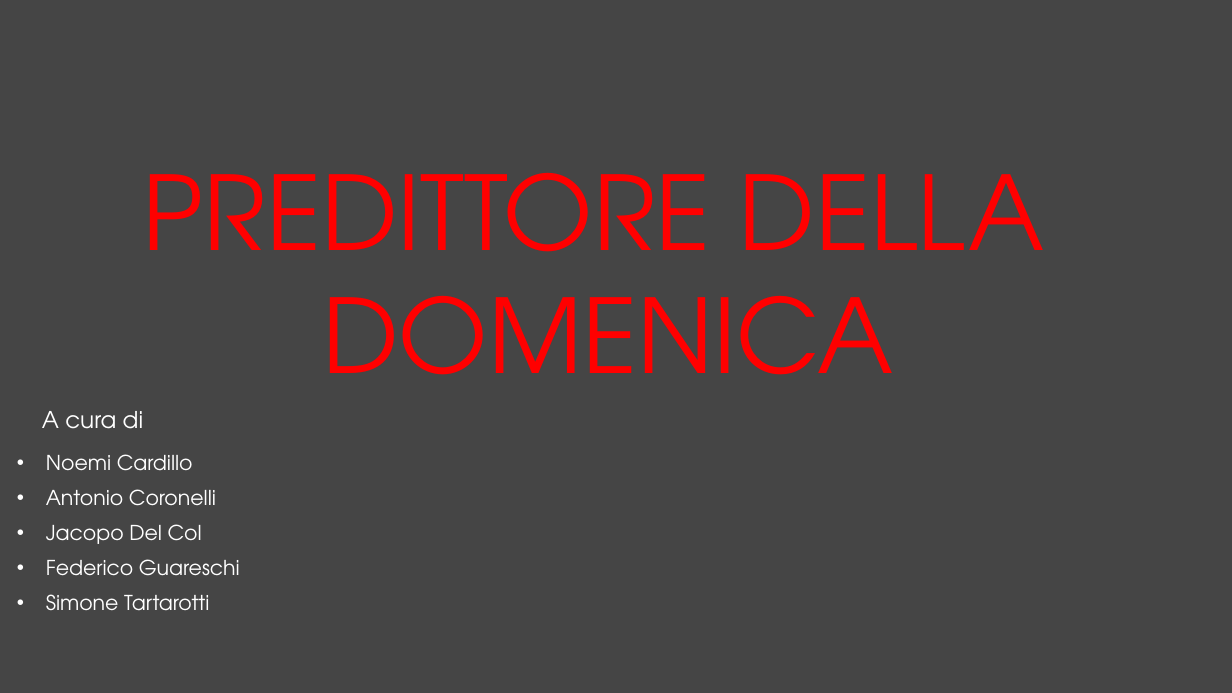
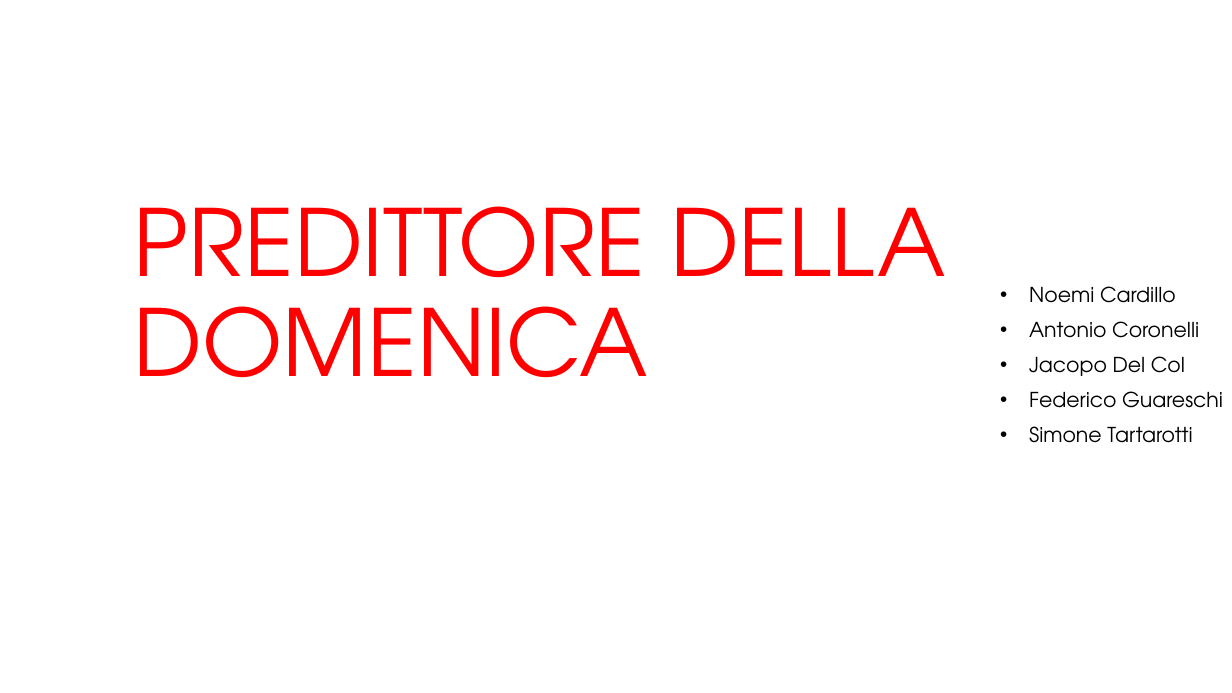
Before and after one commit to arrostini/predittoreDomeniche, a slide deck: slide 1 of progettomatlab.pptx. Drawn at 1232x693 pixels with LibreOffice and Linux fonts; fonts in the diff are those of the drawing; background and template pictures are left out. Boxes give left, top, right and bottom in pixels: in the first picture for what was removed or moved away, otherwise in the second. Text is boxed around its words. In the diff, an @@ line names an element or a change of style, - is before the commit and + after.

```diff
--- a/progettomatlab.pptx
+++ b/progettomatlab.pptx
@@ background #454545 to #FFFFFF @@
@@ title "PREDITTORE DELLA DOMENICA" at [134,206,945,378]: vertical alignment top to bottom @@
@@ title at [134,206,945,378]: text changed; size 80 to 72 pt @@
-PREDITTORE DELLA
-DOMENICA
+PREDITTORE DELLA
+DOMENICA
@@ text "Noemi Cardillo": place and size @@
-text "Noemi Cardillo" at [46,454,240,611]
+text "Noemi Cardillo" at [1029,286,1223,443]
@@ text "Noemi Cardillo" at [1029,286,1223,443]: text colour #FFFFFF to #000000 @@
@@ text removed at [42,411,143,429] @@
-A cura di
```
Also in this commit, not shown: 5 other slides changed, 10 slides added, 3 slides removed.
